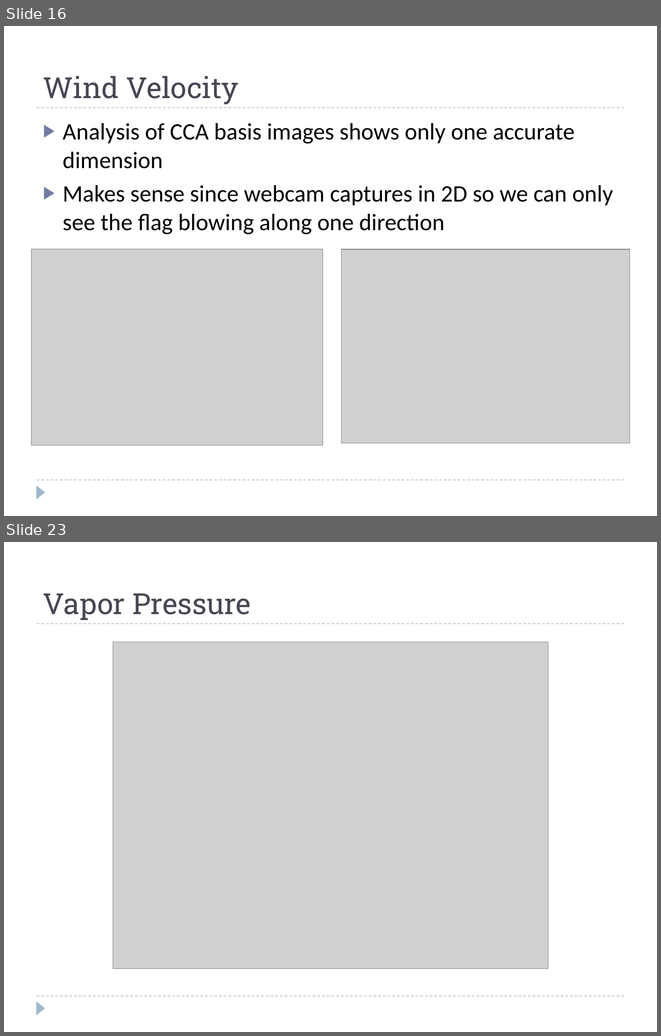
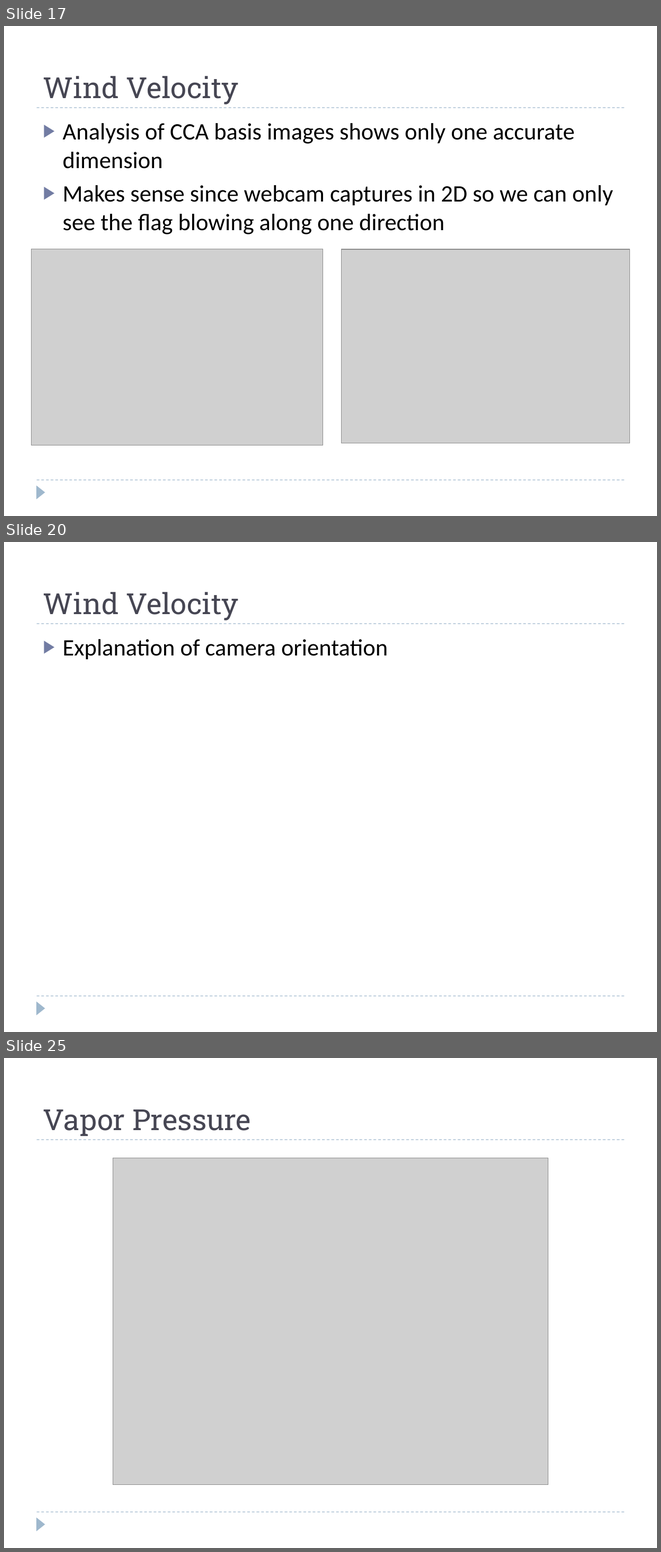
Before and after one commit to rspeyer/rzs-thesis, a slide deck: thesis-defense.pptx. Shown one above the other, each under a label of ours: slides 16 and 23 before the commit, slides 17, 20 and 25 after it; the slides between them are not shown. The pictures are 661x1036 and 661x1552 pixels, drawn with LibreOffice and Linux fonts; fonts in the diff are those of the drawing; grey boxes stand for pictures. Boxes give left, top, right and bottom in pixels: in the first picture for what was removed or moved away, otherwise in the second. Text is boxed around its words. In the diff, an @@ line names an element or a change of style, - is before the commit and + after.

```diff
--- a/thesis-defense.pptx
+++ b/thesis-defense.pptx
@@ slide 20 added at bbox=[4, 542, 657, 1032], background #FFFFFF; not listed: 3 template elements that a slide beside it also shows @@
@@ title added at bbox=[43, 592, 239, 620], 32 pt, text #464653 @@
+Wind Velocity
@@ text added at bbox=[63, 639, 388, 660], 26 pt, text #000000 @@
+▶ Explanation of camera orientation
@@ what was slide 16 is now slide 17 @@
@@ what was slide 23 is now slide 25 @@
```
Also in this commit, not shown: 14 slides changed, 5 other slides added, 4 slides removed, 3 other files.
